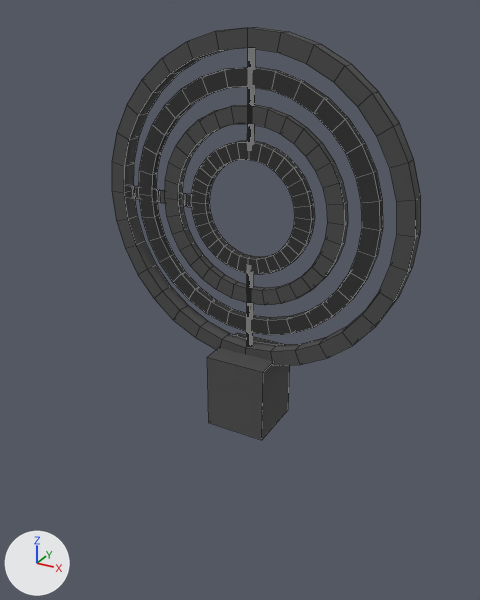
Renders of the Blender file blender_models/Machines/Rings.blend from each side of a commit.
The view is the same before and after, from a 50 mm camera at (1.79, -3.39, 2.55) aimed at (0.22, -0.53, 1.12). Arrows for +X, +Y and +Z are at lower left; the lights stay in place. Mesh edges are drawn as thin lines.

In view in the first picture: 'Base', 'Ring1', 'Ring2', 'Ring3'.
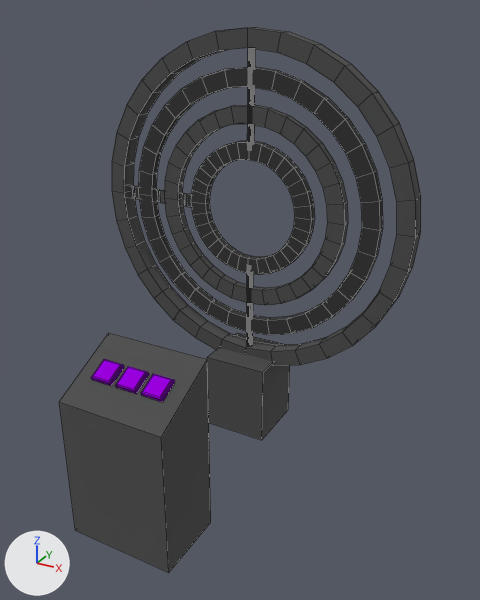
Changed parts and their boxes (x1, y1, x2, y2) in the pictures (480 x 600 px):
'Panel', added
    after: (59, 333, 211, 572)
'B3', added (purple)
    after: (141, 374, 175, 402)
'B2', added (purple)
    after: (115, 366, 149, 394)
'B1', added (purple)
    after: (91, 359, 124, 386)

The change, as a list of edits to the scene's bpy script:
```text
Add mat_purple:
    mat_purple = principled_material('Purple')
    mat_purple.base_color = (0.322, 0.0, 0.774)  # purple #9a00e4
    mat_purple.roughness = 1.0
    mat_purple.specular_ior_level = 0.0
Add me_cube_005:
    me_cube_005.from_pydata([(-0.3, -0.2, 0.0), (-0.3, -0.2, 0.8), (-0.3, 0.2, 0.0), (-0.3, 0.2, 1.0), (0.3, -0.2, 0.0), (0.3, -0.2, 0.8), (0.3, 0.2, 0.0), (0.3, 0.2, 1.0)], [], [(0, 1, 3, 2), (2, 3, 7, 6), (6, 7, 5, 4), (4, 5, 1, 0), (2, 6, 4, 0), (7, 3, 1, 5)])
    me_cube_005.materials.append(mat_base)  # dark grey #4e4e4e
Add me_cube_006:
    me_cube_006.from_pydata(...)  # 20 vertices, 18 faces; spans x -0.06..0.06, y -0.061..0.0537, z -0.0267..0.0448
    me_cube_006.polygons.foreach_set('use_smooth', [True] * 18)
    me_cube_006.materials.append(mat_purple)  # purple #9a00e4
Add ob_b3:
    ob_b3 = bpy.data.objects.new('B3', me_cube_006)
    ob_b3.parent = ob_panel
    ob_b3.matrix_parent_inverse = Matrix(((1.0, 0.0, 0.0, 0.0), (0.0, 1.0, 0.0, 1.0), (0.0, 0.0, 1.0, 0.0), (0.0, 0.0, 0.0, 1.0)))
    ob_b3.location = (0.15, -1.0, 0.9)
Add ob_panel:
    ob_panel = bpy.data.objects.new('Panel', me_cube_005)
    ob_panel.location = (0.0, -1.2, 0.0)
Add ob_b2:
    ob_b2 = bpy.data.objects.new('B2', me_cube_006)
    ob_b2.parent = ob_panel
    ob_b2.matrix_parent_inverse = Matrix(((1.0, 0.0, 0.0, 0.0), (0.0, 1.0, 0.0, 1.0), (0.0, 0.0, 1.0, 0.0), (0.0, 0.0, 0.0, 1.0)))
    ob_b2.location = (0.0, -1.0, 0.9)
Add ob_b1:
    ob_b1 = bpy.data.objects.new('B1', me_cube_006)
    ob_b1.parent = ob_panel
    ob_b1.matrix_parent_inverse = Matrix(((1.0, 0.0, 0.0, 0.0), (0.0, 1.0, 0.0, 1.0), (0.0, 0.0, 1.0, 0.0), (0.0, 0.0, 0.0, 1.0)))
    ob_b1.location = (-0.15, -1.0, 0.9)
```
